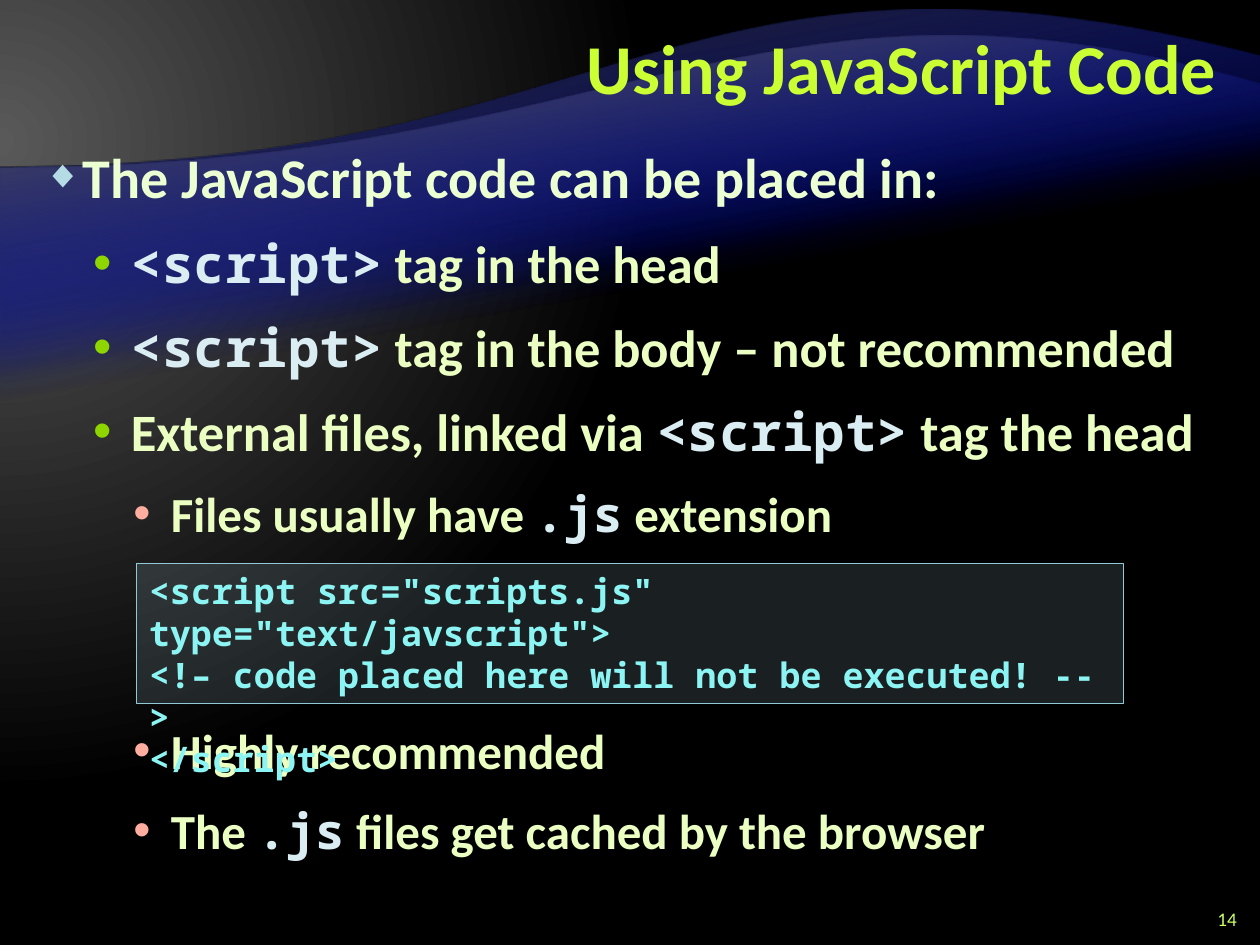
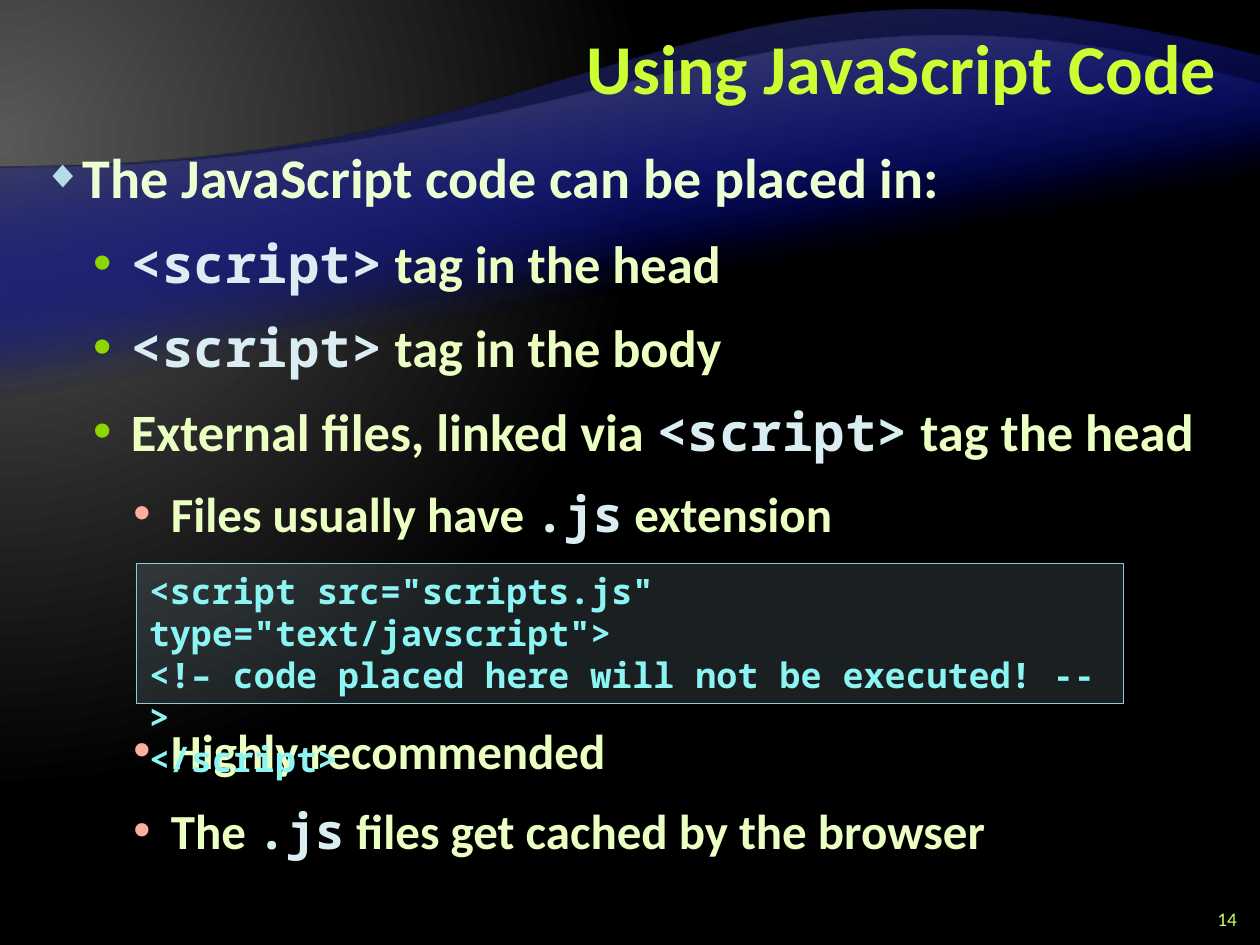
Before and after one commit to Lockheed01/aspnet-mvc-course, a slide deck: slide 14 of Lectures/9. JavaScript/JavaScript-Introduction.pptx. Drawn at 1260x945 pixels with LibreOffice and Linux fonts; fonts in the diff are those of the drawing; background and template pictures are left out. Boxes give left, top, right and bottom in pixels: in the first picture for what was removed or moved away, otherwise in the second. Text is boxed around its words. In the diff, an @@ line names an element or a change of style, - is before the commit and + after.

Commit message:
JavaScript presentation updated by Alexander Vakrilov

```diff
--- a/Lectures/9. JavaScript/JavaScript-Introduction.pptx
+++ b/Lectures/9. JavaScript/JavaScript-Introduction.pptx
@@ text at (x1=131, y1=326, x2=721, y2=380): text changed @@
-  • <script> tag in the body – not recommended
+  • <script> tag in the body
```
Also in this commit, not shown: 4 other slides changed, 2 slides added, 1 slide removed.
